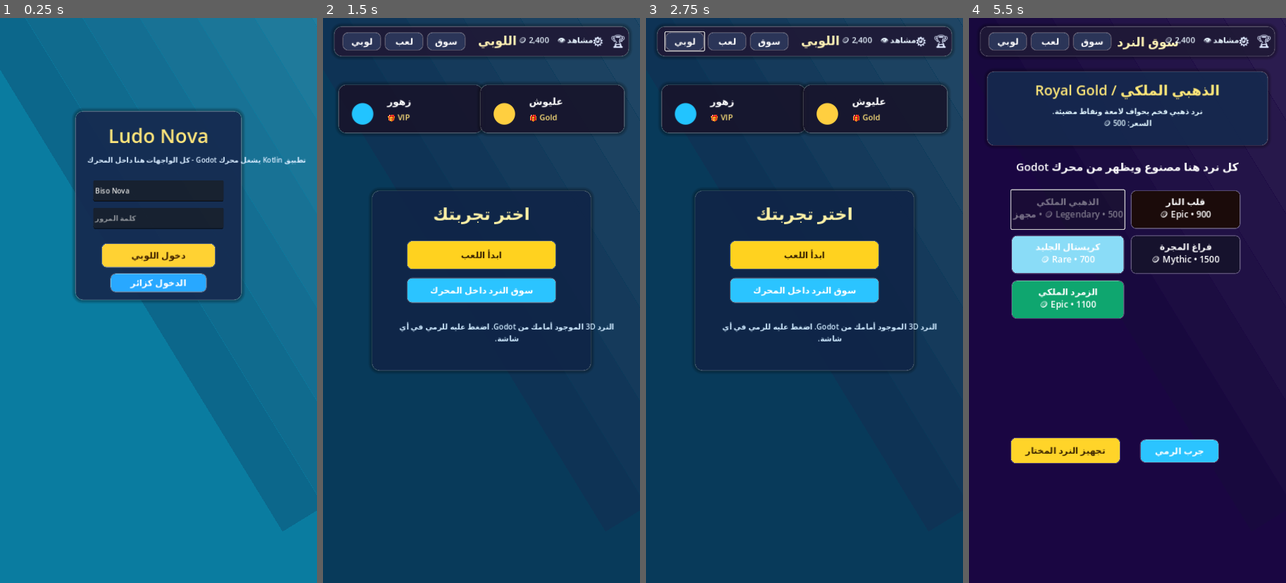
Above: before the commit, frames 1-4 (left to right).
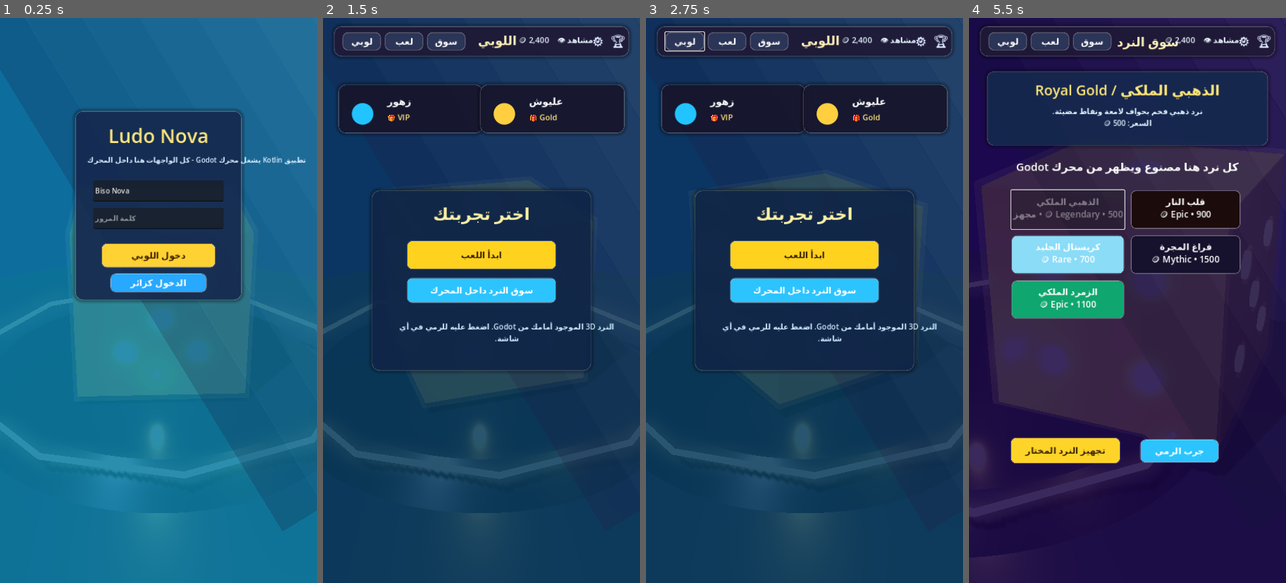
Above: after the commit, the same moments.

Repository: hamza2234/Lod
Game: Godot game, scene res://scenes/dice_preview.tscn
Two runs of this game, one before a commit and one after it. Both use one fixed random seed, a clock stepped at 60 frames per second and the inputs below.
Inputs (mouse positions are in pixels of both pictures, inside the frame that each line leads up to):
- Up to frame 1 (0.25 s): no input
- Up to frame 2 (1.5 s): click (481, 215) at 0.52 s; type "12" at 0.6 s; click "دخول اللوبي" at 1.25 s
- Up to frame 3 (2.75 s): click "لوبي" at 2 s
- Up to frame 4 (5.5 s): click "لعب" at 2.75 s; click "سوق" at 3.5 s; click "قلب النار Epic • 900 🪙" at 4.25 s; click "الذهبي الملكي Legendary • 500…" at 5 s

The runs differ from the first frame. In frame 1, 12% of the frame differs, in the area x 0-100%, y 34-91%; in frame 2, 3.7%; in frame 3, 4.2%; in frame 4, 26%, in the area x 0-100%, y 22-96%.

Commit message:
Make 3D dice visible during play
Co-authored-by: hamza2234 <hamza2234@users.noreply.github.com>

Diff:
--- a/godot-dice-preview/scripts/dice_preview.gd
+++ b/godot-dice-preview/scripts/dice_preview.gd
@@ -162,7 +162,7 @@
 	if rolling:
 		_update_roll(delta)
 	else:
-		dice_root.position.y = 0.32 + sin(time * 1.35) * 0.045
+		dice_root.position.y = _dice_base_y() + sin(time * 1.35) * 0.045
 		dice_root.rotate_y(delta * 0.22)
 
 	_update_sparks(delta)
@@ -476,6 +476,11 @@
 	status_label.size = Vector2(580, 64)
 	status_label.autowrap_mode = TextServer.AUTOWRAP_WORD_SMART
 	screen.add_child(status_label)
+
+	var dice_hint := _label("النرد المجسم هنا ↙", 16, Color("#fff0a8"), HORIZONTAL_ALIGNMENT_LEFT)
+	dice_hint.position = Vector2(36, 906)
+	dice_hint.size = Vector2(180, 32)
+	screen.add_child(dice_hint)
 
 	var bottom_bar := _panel(Vector2(360, 88), Vector2(180, 940), Color("#15182c"), 18)
 	screen.add_child(bottom_bar)
@@ -1075,9 +1080,9 @@
 
 func _apply_screen_camera() -> void:
 	if current_screen == "play":
-		dice_root.position.x = -2.25
-		dice_root.position.z = 0.35
-		dice_root.scale = Vector3.ONE * 0.62
+		dice_root.position.x = -3.55
+		dice_root.position.z = 0.25
+		dice_root.scale = Vector3.ONE * 0.74
 	elif current_screen == "market":
 		dice_root.position.x = 1.45
 		dice_root.position.z = 0.0
@@ -1090,14 +1095,20 @@
 
 func _update_camera(time: float) -> void:
 	if current_screen == "play":
-		camera.position = Vector3(-2.1 + sin(time * 0.22) * 0.08, 2.25, 5.4)
-		camera.look_at(Vector3(-2.1, 0.0, 0.0), Vector3.UP)
+		camera.position = Vector3(-2.45 + sin(time * 0.22) * 0.08, 2.15, 5.6)
+		camera.look_at(Vector3(-2.45, -0.28, 0.0), Vector3.UP)
 	elif current_screen == "market":
 		camera.position = Vector3(1.3 + sin(time * 0.22) * 0.12, 2.8, 6.2)
 		camera.look_at(Vector3(1.3, 0.05, 0.0), Vector3.UP)
 	else:
 		camera.position = Vector3(sin(time * 0.22) * 0.18, 3.25, 7.4)
 		camera.look_at(Vector3(0, 0.1, 0), Vector3.UP)
+
+
+func _dice_base_y() -> float:
+	if current_screen == "play":
+		return -1.28
+	return 0.32
 
 
 func _change_bet(amount: int) -> void:
@@ -1285,10 +1296,11 @@
 	roll_time += delta
 	var t := clampf(roll_time / roll_duration, 0.0, 1.0)
 	var eased := 1.0 - pow(1.0 - t, 3.0)
+	var base_y := _dice_base_y()
 
 	if t < 0.78:
 		dice_root.rotation = roll_seed + roll_spin * eased
-		dice_root.position.y = 0.32 + abs(sin(t * PI * 5.4)) * (1.06 - t * 0.42)
+		dice_root.position.y = base_y + abs(sin(t * PI * 5.4)) * (1.06 - t * 0.42)
 	else:
 		if not blend_started:
 			blend_started = true
@@ -1296,12 +1308,12 @@
 			_spawn_sparks(26, 0.36)
 		var u := _smoothstep((t - 0.78) / 0.22)
 		dice_root.quaternion = blend_start.slerp(target_rotation, u)
-		dice_root.position.y = 0.32 + sin((1.0 - u) * PI * 3.0) * 0.09
+		dice_root.position.y = base_y + sin((1.0 - u) * PI * 3.0) * 0.09
 
 	if t >= 1.0:
 		rolling = false
 		dice_root.quaternion = target_rotation
-		dice_root.position.y = 0.32
+		dice_root.position.y = base_y
 		if result_label:
 			result_label.text = str(roll_result)
 		if roll_button and current_screen != "play":
@@ -1350,7 +1362,7 @@
 	screen.set_anchors_preset(Control.PRESET_FULL_RECT)
 	var bg := ColorRect.new()
 	bg.set_anchors_preset(Control.PRESET_FULL_RECT)
-	bg.color = bottom_color
+	bg.color = _with_alpha(bottom_color, 0.86)
 	screen.add_child(bg)
 	for i in range(7):
 		var stripe := ColorRect.new()
